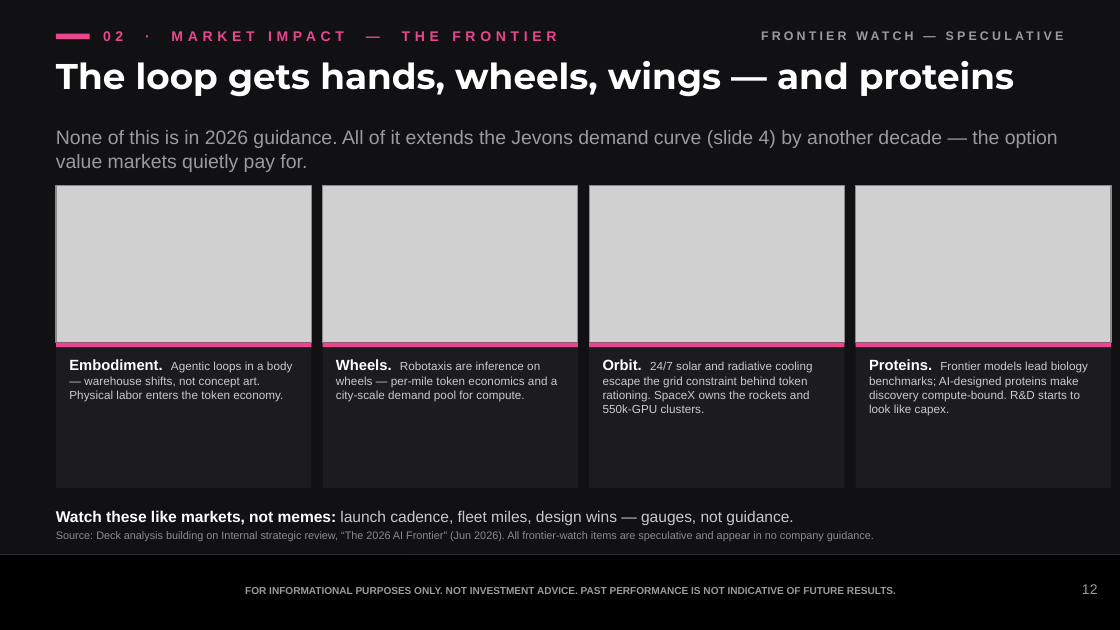
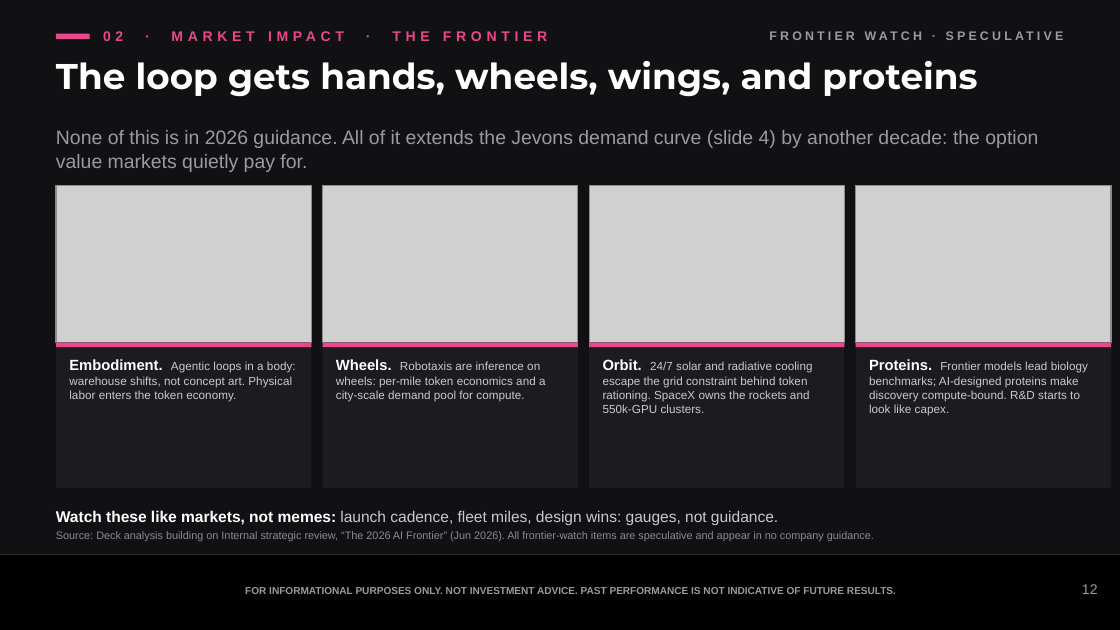
Before and after one commit to samuelcmcclellan-cell/ai-markets-deck, a slide deck: slide 12 of ai-markets-deck.pptx. Drawn at 1120x630 pixels with LibreOffice and Linux fonts; fonts in the diff are those of the drawing; grey boxes stand for pictures. Boxes give left, top, right and bottom in pixels: in the first picture for what was removed or moved away, otherwise in the second. Text is boxed around its words. In the diff, an @@ line names an element or a change of style, - is before the commit and + after.

```diff
--- a/ai-markets-deck.pptx
+++ b/ai-markets-deck.pptx
@@ text at (605,19,1064,53): text changed @@
-FRONTIER WATCH — SPECULATIVE
+FRONTIER WATCH · SPECULATIVE
@@ text at (103,31,547,41): text changed @@
-02 · MARKET IMPACT — THE FRONTIER
+02 · MARKET IMPACT · THE FRONTIER
@@ text at (56,61,977,97): text changed @@
-The loop gets hands, wheels, wings — and proteins
+The loop gets hands, wheels, wings, and proteins
@@ text at (56,130,1038,172): text changed @@
-None of this is in 2026 guidance. All of it extends the Jevons demand curve (slide 4) by another decade — the option value markets quietly pay for.
+None of this is in 2026 guidance. All of it extends the Jevons demand curve (slide 4) by another decade: the option value markets quietly pay for.
@@ text at (69,359,296,402): text changed @@
-Embodiment. Agentic loops in a body — warehouse shifts, not concept art. Physical labor enters the token economy.
+Embodiment. Agentic loops in a body: warehouse shifts, not concept art. Physical labor enters the token economy.
@@ text at (336,359,545,402): text changed @@
-Wheels. Robotaxis are inference on wheels — per-mile token economics and a city-scale demand pool for compute.
+Wheels. Robotaxis are inference on wheels: per-mile token economics and a city-scale demand pool for compute.
@@ text at (56,510,778,525): text changed @@
-Watch these like markets, not memes: launch cadence, fleet miles, design wins — gauges, not guidance.
+Watch these like markets, not memes: launch cadence, fleet miles, design wins: gauges, not guidance.
```
Also in this commit, not shown: 12 other slides changed, 19 other files.
